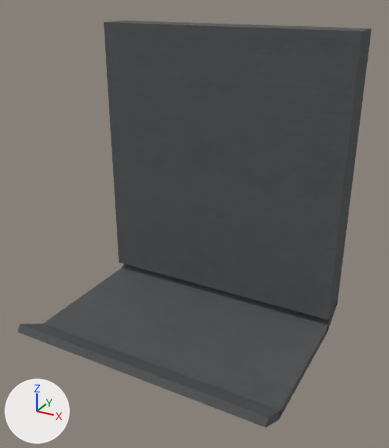
The OBJ model fabric/src/main/resources/assets/mtrsteamloco/eyecandies/metal_bridge_right.obj as it was, and as the next commit left it.
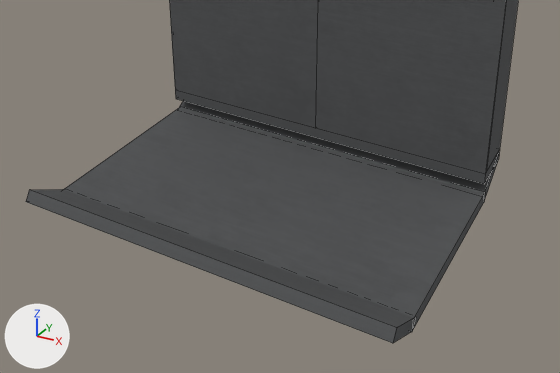
Old and new are each drawn whole from a 50 mm camera at (1.8, -3.12, 2.31) aimed at (0.1, -0.02, 0.77) and again close up on the part from 0% to 97% of the width and 44% to 100% of the height. Arrows for +X, +Y and +Z are at lower left; the lights stay in place. The close-ups show mesh edges as thin lines. Where no turn or scale is listed for an object, it has been applied to the vertices.
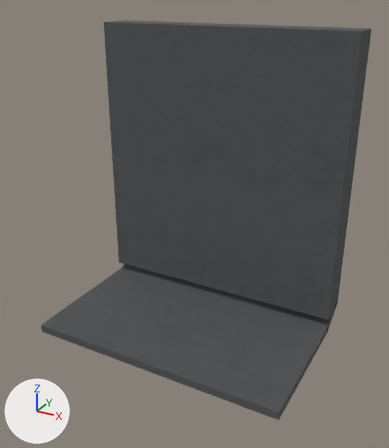
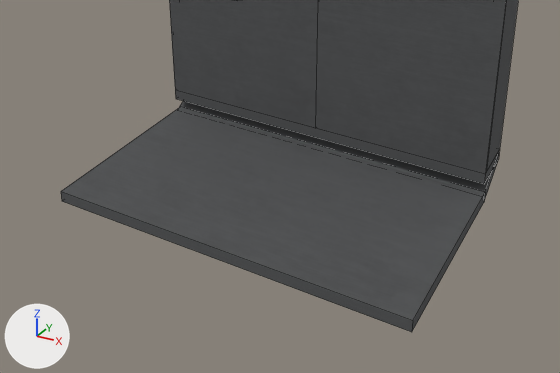
Scene script edits in JSON lines:
```json
{"block": "me_cube_001", "where": "me_cube_001.from_pydata(...)  # 8 vertices, 6 faces; spans x -1.0..1.0, y -0.78..-0.51, z -0.2..-0.01"}
{"block": "me_cube_001", "where": "# used by ob_cube_001; location = (0.0, 0.0, 0.0)"}
{"block": "me_cube_001", "change": "me_cube_001 part 1"}
{"op": "set", "path": "me_cube_001.vertices[0].co", "old": "(1.0, -0.75, -0.01)", "new": "(1.0, -0.55, -0.14)", "note": "pixel (396, 327) -> pixel (412, 320)"}
{"op": "set", "path": "me_cube_001.vertices[1].co", "old": "(1.0, -0.51, -0.15)", "new": "(1.0, 0.55, -0.14)", "note": "pixel (415, 316) -> pixel (485, 192)"}
{"op": "set", "path": "me_cube_001.vertices[2].co", "old": "(1.0, -0.78, -0.06)", "new": "(1.0, -0.55, -0.2)", "note": "pixel (392, 343) -> pixel (411, 332)"}
{"op": "set", "path": "me_cube_001.vertices[3].co", "old": "(1.0, -0.54, -0.2)", "new": "(1.0, 0.55, -0.2)", "note": "pixel (412, 331) -> pixel (484, 201)"}
{"op": "set", "path": "me_cube_001.vertices[4].co", "old": "(-1.0, -0.51, -0.15)", "new": "(-1.0, 0.55, -0.14)", "note": "pixel (65, 189) -> pixel (180, 106)"}
{"op": "set", "path": "me_cube_001.vertices[5].co", "old": "(-1.0, -0.75, -0.01)", "new": "(-1.0, -0.55, -0.14)", "note": "pixel (29, 189) -> pixel (60, 191)"}
{"op": "set", "path": "me_cube_001.vertices[6].co", "old": "(-1.0, -0.54, -0.2)", "new": "(-1.0, 0.55, -0.2)"}
{"op": "set", "path": "me_cube_001.vertices[7].co", "old": "(-1.0, -0.78, -0.06)", "new": "(-1.0, -0.55, -0.2)", "note": "pixel (25, 201) -> pixel (61, 201)"}
```

Where the change shows, as pixel boxes [x1, y1, x2, y2] in the close-ups (560 x 373 px):
```json
{"object": "cube.001", "change": "reshaped", "before": [26, 189, 416, 343], "after": [61, 108, 485, 332], "on screen": "9% wider, 45% taller"}
{"object": "cube.002", "change": "unchanged, covered by the edit", "before": [64, 108, 485, 330], "after": [179, 101, 499, 201]}
{"object": "cube.009", "change": "unchanged, uncovered by the edit", "after": [315, 0, 506, 174]}
{"object": "cube.010", "change": "unchanged, covered by the edit", "before": [315, 0, 506, 174]}
{"object": "cube.016", "change": "unchanged, uncovered by the edit", "after": [169, 0, 317, 128]}
```
